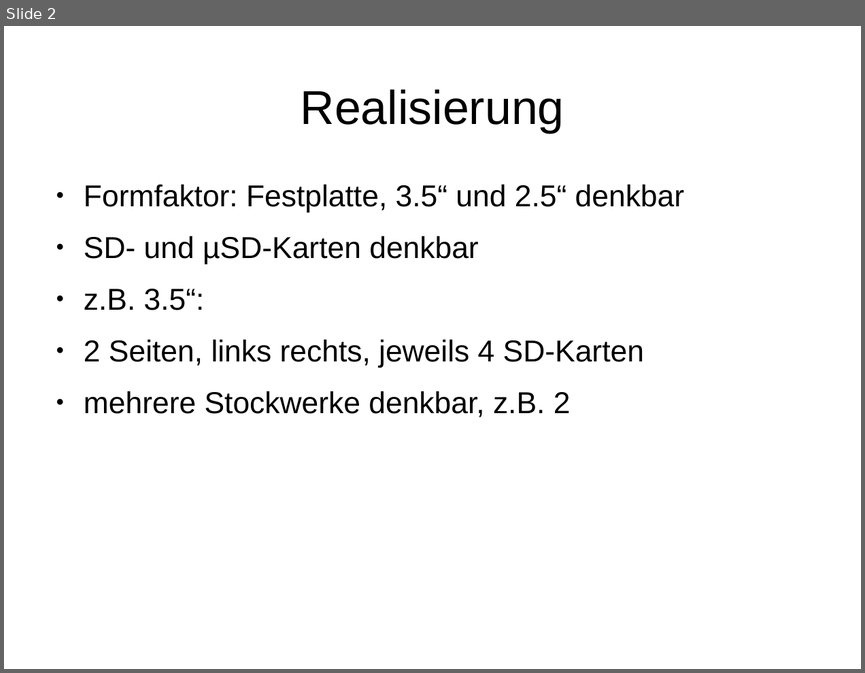
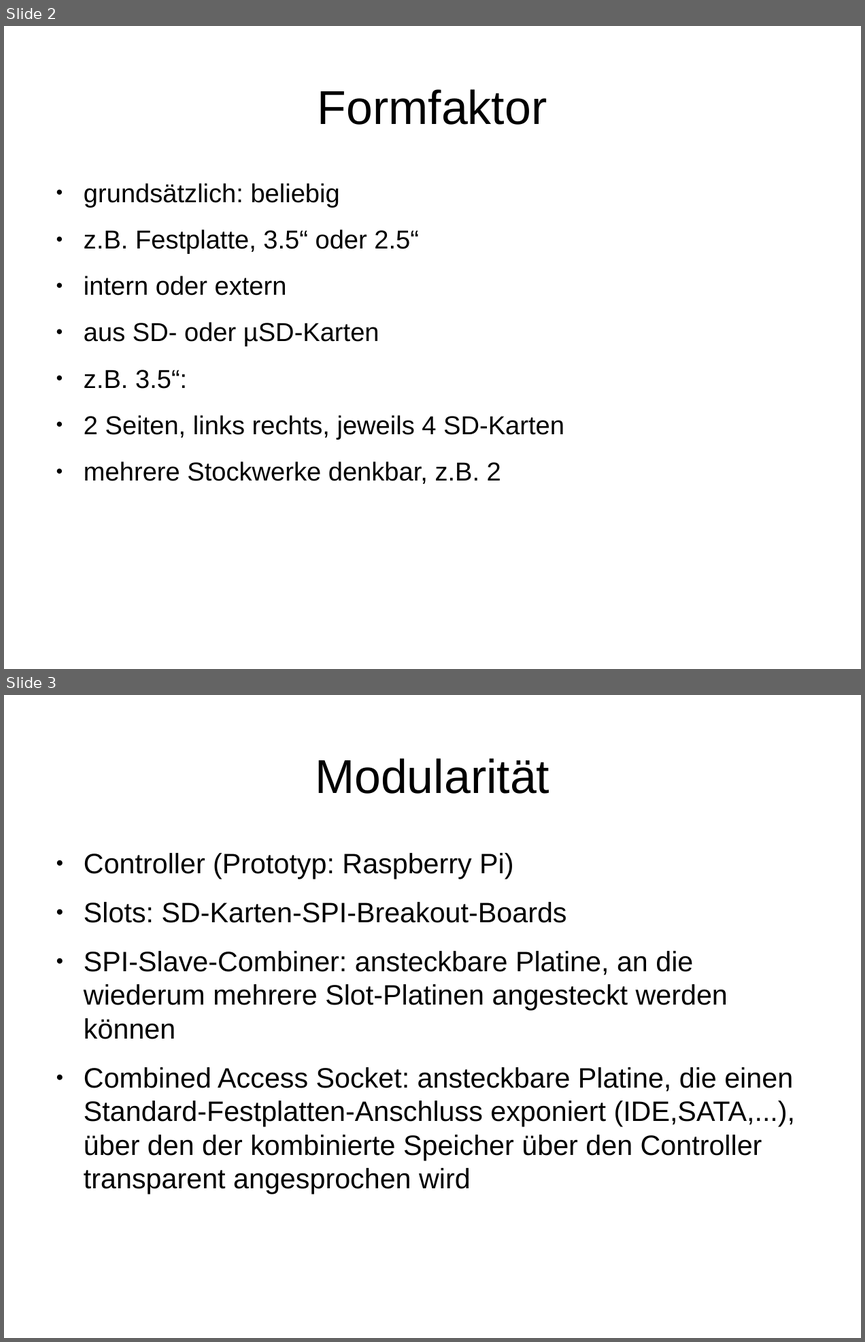
Before and after one commit to matthiasbock/OpenFlashDrive, a slide deck: SD card drive.odp. Shown one above the other, each under a label of ours: slide 2 before the commit, slides 2 and 3 after it. The pictures are 865x673 and 865x1342 pixels, drawn with LibreOffice and Linux fonts; fonts in the diff are those of the drawing. Boxes give left, top, right and bottom in pixels: in the first picture for what was removed or moved away, otherwise in the second. Text is boxed around its words. In the diff, an @@ line names an element or a change of style, - is before the commit and + after.

```diff
--- a/SD card drive.odp
+++ b/SD card drive.odp
@@ slide 3 added at (4,695,861,1338), background #FFFFFF @@
@@ title added at (315,758,549,794), 44 pt, text #000000 @@
+Modularität
@@ text added at (84,853,796,1194), 26 pt, text #000000 @@
+● Controller (Prototyp: Raspberry Pi)
+● Slots: SD-Karten-SPI-Breakout-Boards
+● SPI-Slave-Combiner: ansteckbare Platine, an die wiederum mehrere Slot-Platinen angesteckt werden können
+● Combined Access Socket: ansteckbare Platine, die einen Standard-Festplatten-Anschluss exponiert (IDE,SATA,...), über den der kombinierte Speicher über den Controller transparent angesprochen wird
@@ slide 2 changed as well @@
@@ title at (317,89,547,125): text changed @@
-Realisierung
+Formfaktor
@@ text at (84,183,419,346): text changed; size 28 to 24 pt @@
-● Formfaktor: Festplatte, 3.5“ und 2.5“ denkbar
-● SD- und µSD-Karten denkbar
+● grundsätzlich: beliebig
+● z.B. Festplatte, 3.5“ oder 2.5“
+● intern oder extern
+● aus SD- oder µSD-Karten
@@ text at (84,369,564,484): size 28 to 24 pt in "z.B. 3.5“:", "2 Seiten, links rechts, jeweils 4 SD-Karten", "mehrere Stockwerke denkbar, z.B. 2" @@
```
Also in this commit, not shown: 1 other slide changed, 2 other slides added, 1 slide removed, 1 other file.
